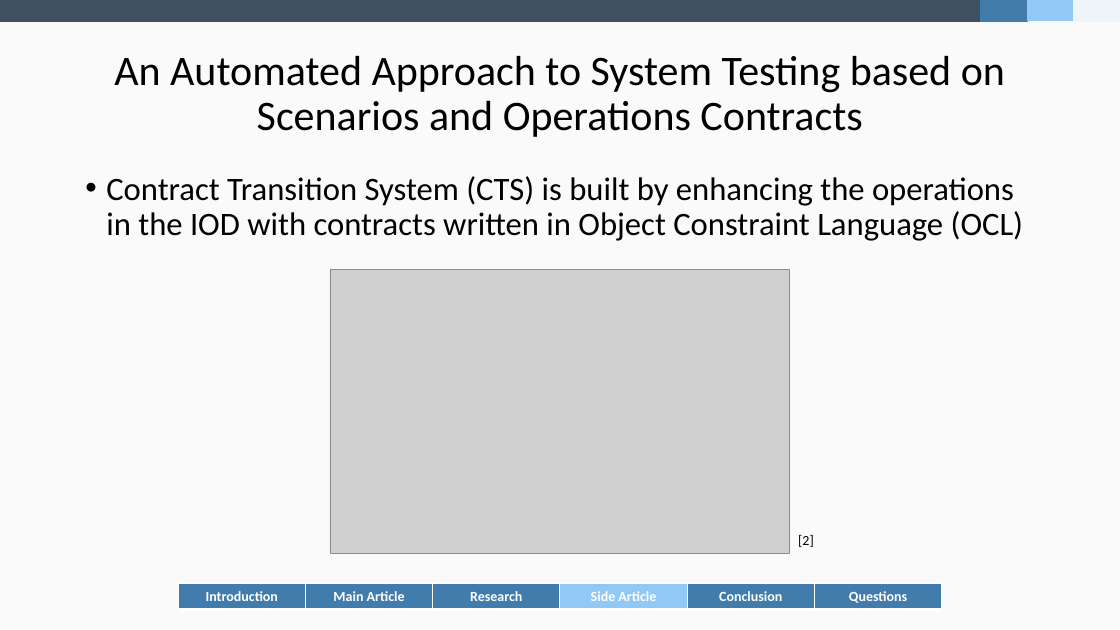
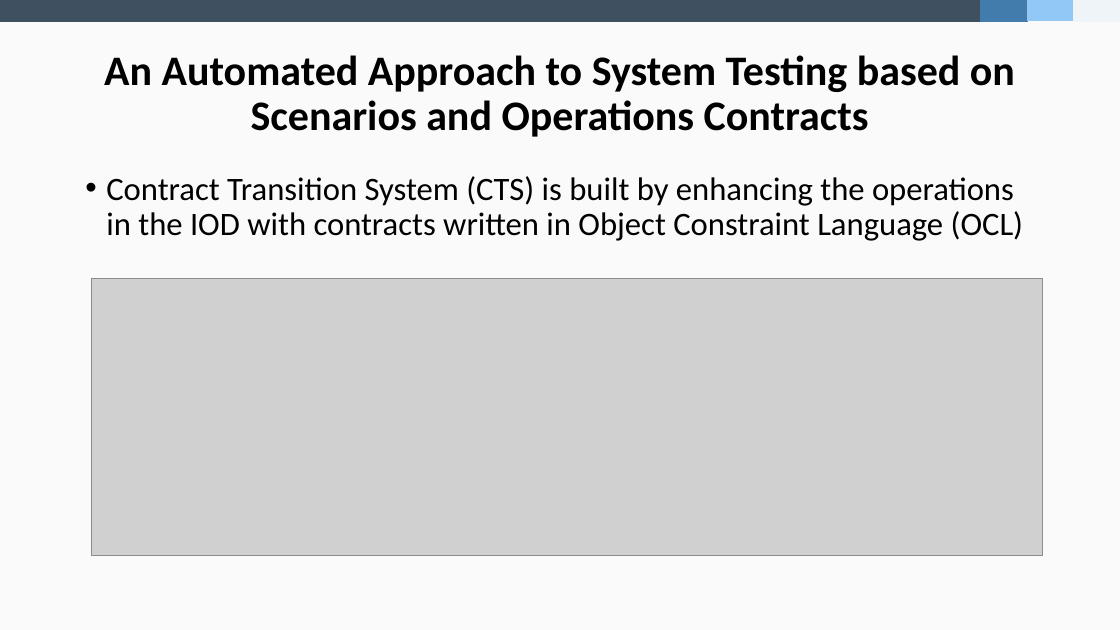
Before and after one commit to fidsusj/SWE-Seminar, a slide deck: slide 15 of doc/Final Presentation F. Hausberger.pptx. Drawn at 1120x630 pixels with LibreOffice and Linux fonts; fonts in the diff are those of the drawing; grey boxes stand for pictures. Boxes give left, top, right and bottom in pixels: in the first picture for what was removed or moved away, otherwise in the second. Text is boxed around its words. In the diff, an @@ line names an element or a change of style, - is before the commit and + after.

```diff
--- a/doc/Final Presentation F. Hausberger.pptx
+++ b/doc/Final Presentation F. Hausberger.pptx
@@ title "An Automated Approach to System ..." at (104,55,1015,137): bold on @@
@@ picture added at (92,279,1043,555) @@
@@ picture removed at (330,270,791,554) @@
@@ text removed at (798,535,814,547) @@
-[2]
@@ table removed at (178,584,939,609), 1 rows, 6 columns @@
-Introduction | Main Article | Research | Side Article | Conclusion | Questions
```
Also in this commit, not shown: 5 other slides changed, 6 slides added, 1 slide removed.
